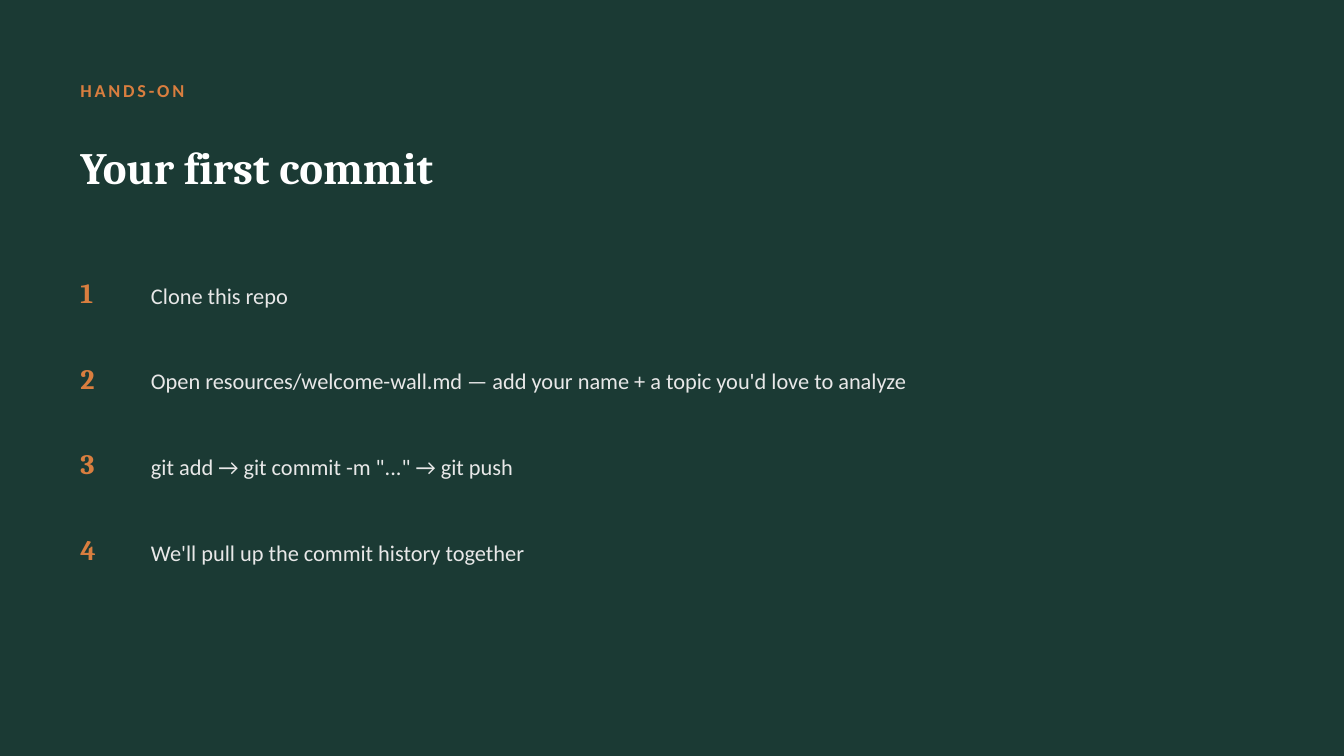
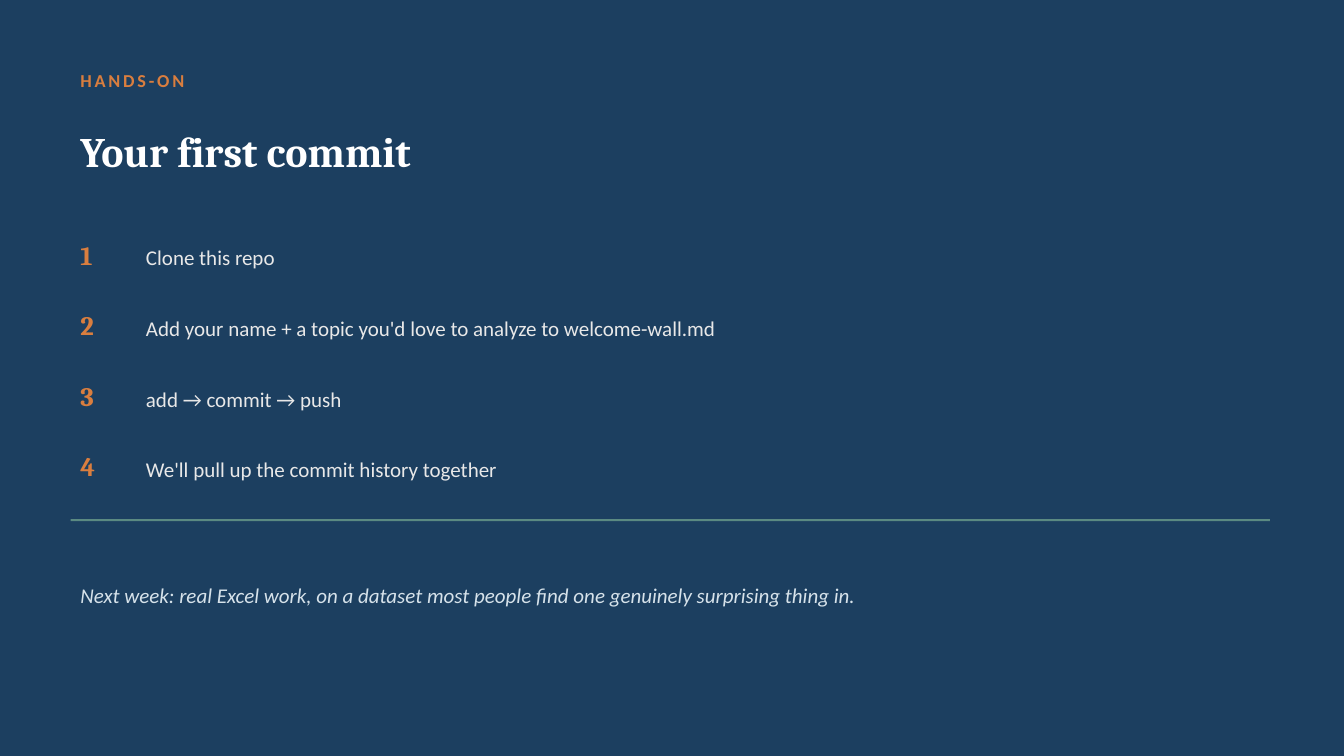
Before and after one commit to Zahi-Rahman/DSDG-Data-Analytics-Branch, a slide deck: slide 7 of week-01-fundamentals-and-github/slides/week-01-slides.pptx (slide 9 before the commit). Drawn at 1344x756 pixels with LibreOffice and Linux fonts; fonts in the diff are those of the drawing. Boxes give left, top, right and bottom in pixels: in the first picture for what was removed or moved away, otherwise in the second. Text is boxed around its words. In the diff, an @@ line names an element or a change of style, - is before the commit and + after.

Commit message:
Week 1: rewrite in plainer voice, consolidate and recolor slides

```diff
--- a/week-01-fundamentals-and-github/slides/week-01-slides.pptx
+++ b/week-01-fundamentals-and-github/slides/week-01-slides.pptx
@@ background #1B3A34 to #1C3F60 @@
@@ text "HANDS-ON": place and size @@
-text "HANDS-ON" at box(80, 85, 184, 97)
+text "HANDS-ON" at box(80, 75, 184, 87)
@@ text "Your first commit": place and size @@
-text "Your first commit" at box(80, 152, 433, 185)
+text "Your first commit" at box(80, 137, 411, 168)
@@ text "Your first commit" at box(80, 137, 411, 168): size 32 to 30 pt @@
@@ text "1": place and size @@
-text "1" at box(80, 284, 93, 303)
+text "1" at box(80, 247, 92, 265)
@@ text "Clone this repo": place and size @@
-text "Clone this repo" at box(151, 288, 288, 308)
+text "Clone this repo" at box(146, 250, 275, 269)
@@ text "Clone this repo" at box(146, 250, 275, 269): size 16 to 15 pt @@
@@ text "2": place and size @@
-text "2" at box(80, 370, 94, 389)
+text "2" at box(80, 317, 93, 335)
@@ text at box(146, 321, 715, 340): text changed; size 16 to 15 pt @@
-Open resources/welcome-wall.md — add your name + a topic you'd love to analyze
+Add your name + a topic you'd love to analyze to welcome-wall.md
@@ text "3": place and size @@
-text "3" at box(80, 455, 94, 474)
+text "3" at box(80, 388, 94, 406)
@@ text at box(146, 392, 341, 411): text changed; size 16 to 15 pt @@
-git add → git commit -m "..." → git push
+add → commit → push
@@ size 20 to 19 pt in 4 elements at box(80, 247, 92, 265), box(80, 317, 93, 335), box(80, 388, 94, 406), box(80, 458, 95, 476) @@
@@ text "4": place and size @@
-text "4" at box(80, 541, 95, 560)
+text "4" at box(80, 458, 95, 476)
@@ text "We'll pull up the commit ..." at box(146, 462, 497, 481): size 16 to 15 pt @@
@@ text "We'll pull up the commit ...": place and size @@
-text "We'll pull up the commit ..." at box(151, 545, 524, 565)
+text "We'll pull up the commit ..." at box(146, 462, 497, 481)
@@ rectangle added at box(71, 519, 1270, 521), fill #5B8A82 @@
@@ text added at box(80, 588, 855, 607), 15 pt, text #D6E2EA, italic @@
+Next week: real Excel work, on a dataset most people find one genuinely surprising thing in.
```
Also in this commit, not shown: 6 other slides changed, 3 slides removed, 2 other files.
